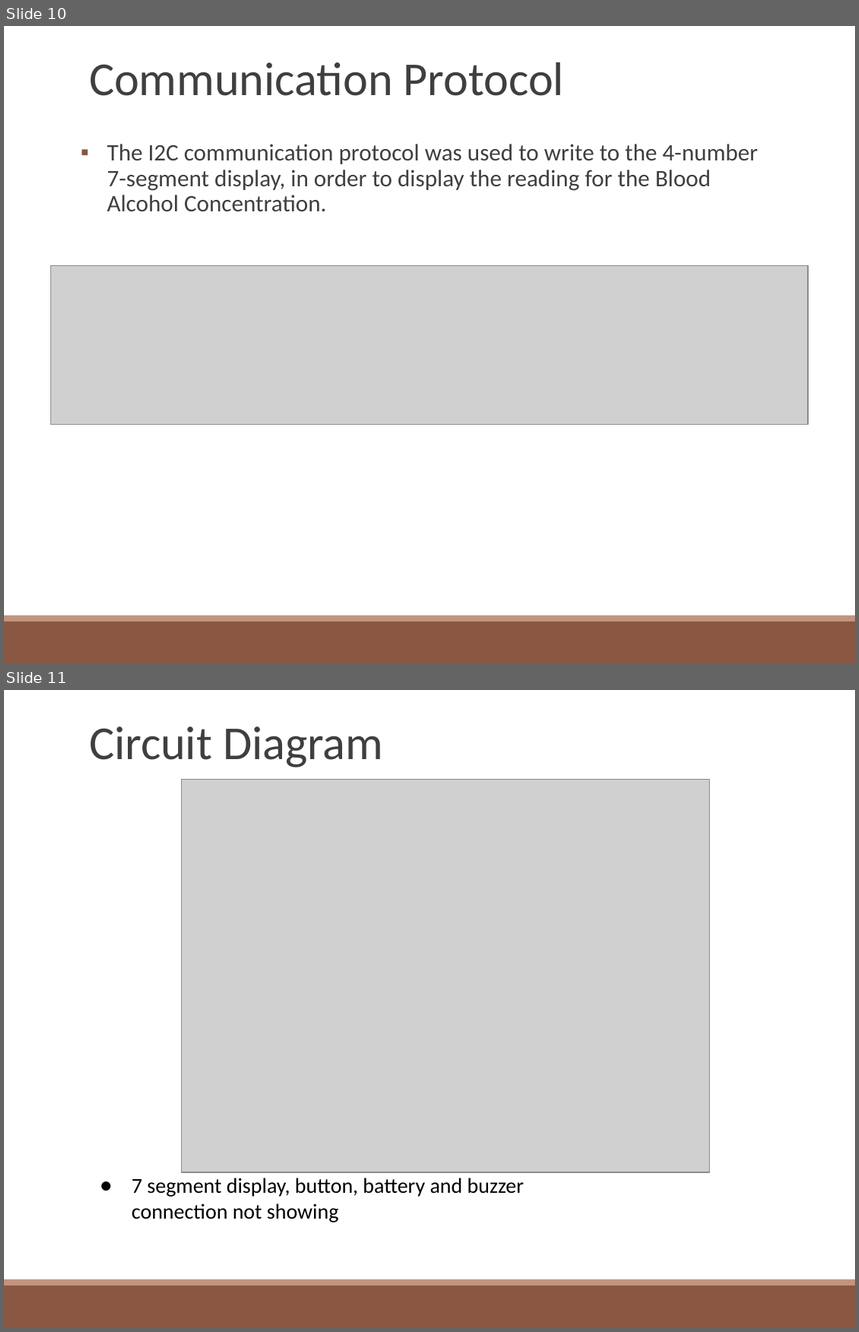
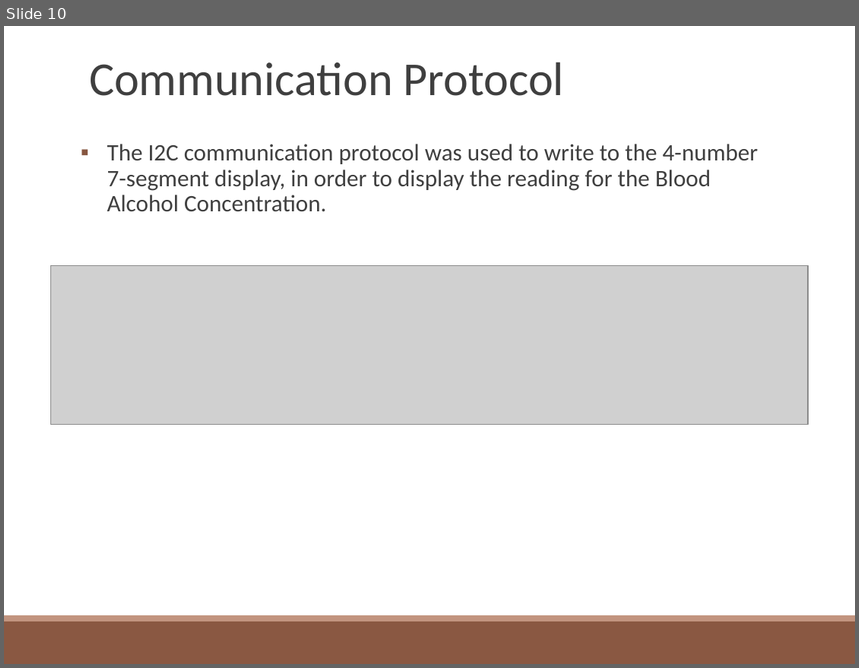
Before and after one commit to Frenchman98/Breathalyzer, a slide deck: Breathalyzer Presentation.pptx. Shown one above the other, each under a label of ours: slides 10 and 11 before the commit, slide 10 after it. The pictures are 859x1332 and 859x668 pixels, drawn with LibreOffice and Linux fonts; fonts in the diff are those of the drawing; grey boxes stand for pictures. Boxes give left, top, right and bottom in pixels: in the first picture for what was removed or moved away, otherwise in the second. Text is boxed around its words. In the diff, an @@ line names an element or a change of style, - is before the commit and + after.

```diff
--- a/Breathalyzer Presentation.pptx
+++ b/Breathalyzer Presentation.pptx
@@ slide 11 removed at [4, 690, 855, 1328], background #FFFFFF; not listed: 2 template elements that a slide beside it also shows @@
@@ title removed at [89, 726, 383, 768] @@
-Circuit Diagram
@@ picture removed at [182, 780, 709, 1173] @@
@@ text removed at [132, 1178, 525, 1223] @@
-● 7 segment display, button, battery and buzzer connection not showing
```
Also in this commit, not shown: 1 slide added.
